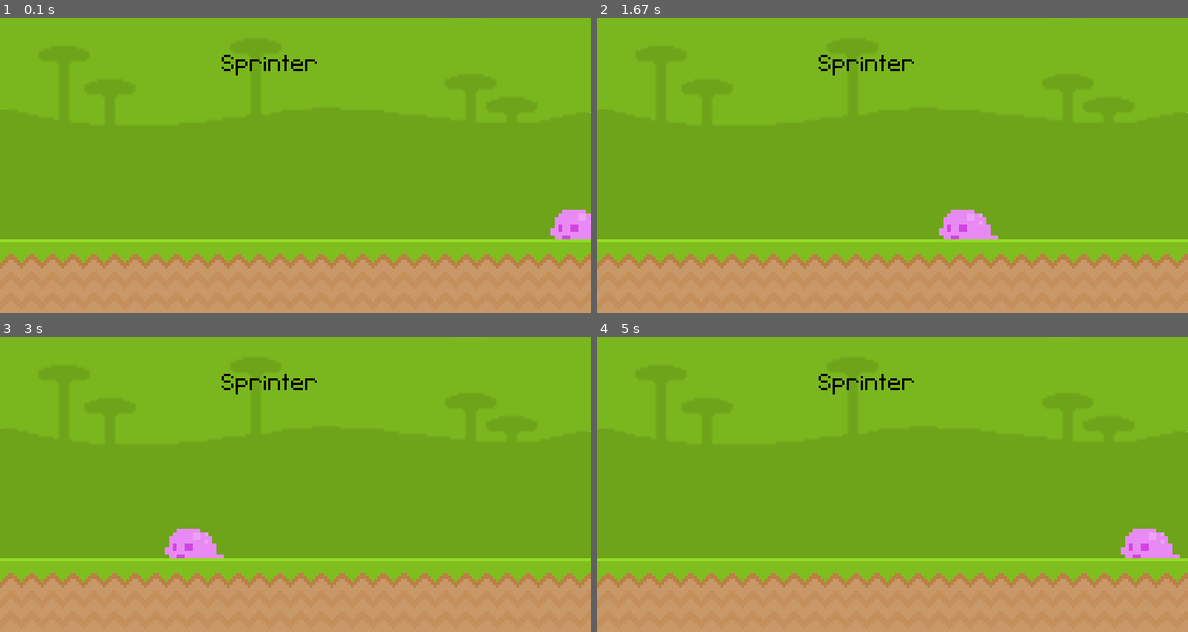
Above: before the commit, frames 1-4 (two rows, left to right).
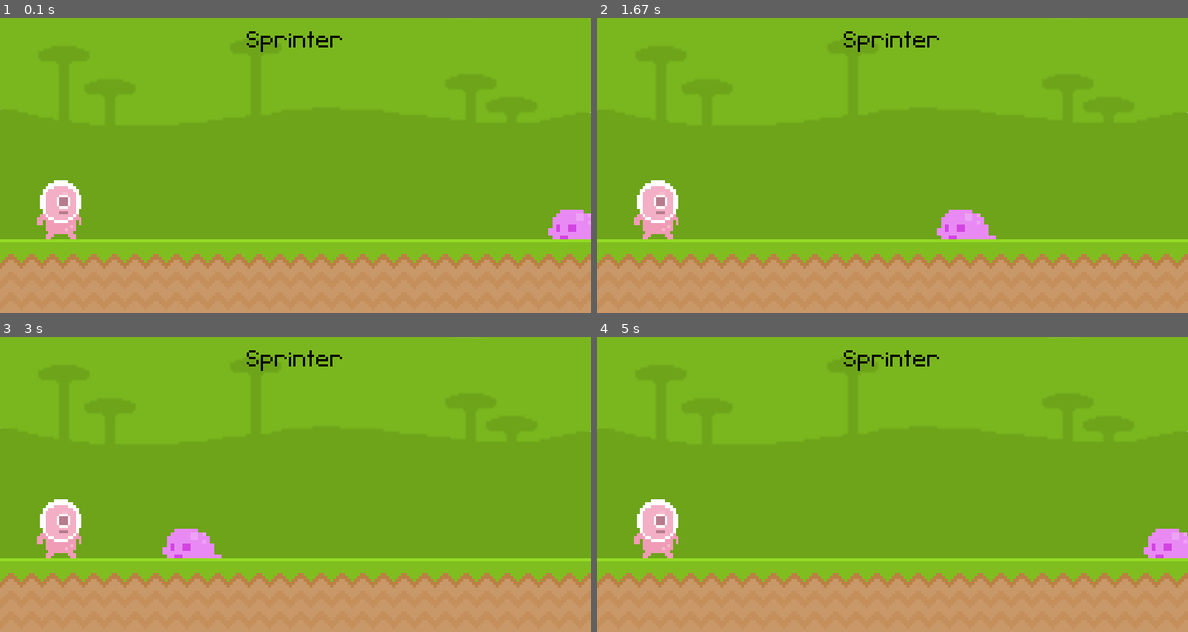
Above: after the commit, the same moments.

Repository: LoksCode/MyFirstPyGame
Game: pygame game, started from Game.py
The game is run twice, just before and just after one commit, with the same random seed, the same clock (stepped at 60 frames per second) and the same inputs.
Inputs:
- Up to frame 1 (0.1 s): no input
- Up to frame 2 (1.67 s): no input
- Up to frame 3 (3 s): no input
- Up to frame 4 (5 s): no input

The runs differ from the first frame. In frame 1, 1.8% of the frame differs, in the area x 6-100%, y 4-75%; in frame 2, 1.8%; in frame 3, 1.8%; in frame 4, 2.5%.

Commit message:
Added player image and hitboxes

Diff:
--- a/Game.py
+++ b/Game.py
@@ -2,17 +2,28 @@
 from sys import exit
 
 pygame.init()
+
 screen = pygame.display.set_mode((800, 400))
 pygame.display.set_caption('Sprinter')
 clock = pygame.time.Clock()
 
+# importing and converting graphics
 pixel_font = pygame.font.Font('font/Pixeltype.ttf', 50)
-sky_surface = pygame.image.load('graphics/sky.png')
-ground_surface = pygame.image.load('graphics/ground.png')
+sky_surface = pygame.image.load('graphics/sky.png').convert()
+ground_surface = pygame.image.load('graphics/ground.png').convert()
+
 text_surface = pixel_font.render('Sprinter', False, 'black')
-blob_surface = pygame.image.load('graphics/blob1.png')
+text_rect = text_surface.get_rect(midbottom=(400, 50))
+
+blob_surface = pygame.image.load('graphics/blob1.png').convert_alpha()
 blob_surface = pygame.transform.scale(blob_surface, (80, 40))
-blob_x_pos = 760
+blob_rect = blob_surface.get_rect(midbottom=(800, 300))
+
+player_surface = pygame.image.load('graphics/player_walk_1.png').convert_alpha()
+player_surface = pygame.transform.scale(player_surface, (60, 80))
+player_rect = player_surface.get_rect(midbottom=(80, 300))
+
+# Main game loop
 
 while True:
     for event in pygame.event.get():
@@ -22,14 +33,18 @@
 
     screen.blit(sky_surface, (0, 0))  # draw the background
     screen.blit(ground_surface, (0, 300))  # draw the floor
-    screen.blit(text_surface, (300, 50))  # draw the score
+    screen.blit(text_surface, text_rect)  # draw the score
+    screen.blit(player_surface, player_rect)  # draw the player
 
-    screen.blit(blob_surface, (blob_x_pos, 260))
-    if blob_x_pos < -80:
-        blob_x_pos = 760
-    else:
-        blob_x_pos -= 3
+                                                 #blob moving
+    blob_rect.left -= 3
+    screen.blit(blob_surface, blob_rect)
+    if blob_rect.right <= 0:
+        blob_rect.left = 800
 
+    # mouse_pos = pygame.mouse.get_pos()
+    # if player_rect.collidepoint(mouse_pos):
+    #     print("COLLISION")   ||| collision check with mouse and player hitbox
 
 
     pygame.display.update()
Binary file added: graphics/player_walk_1.png
